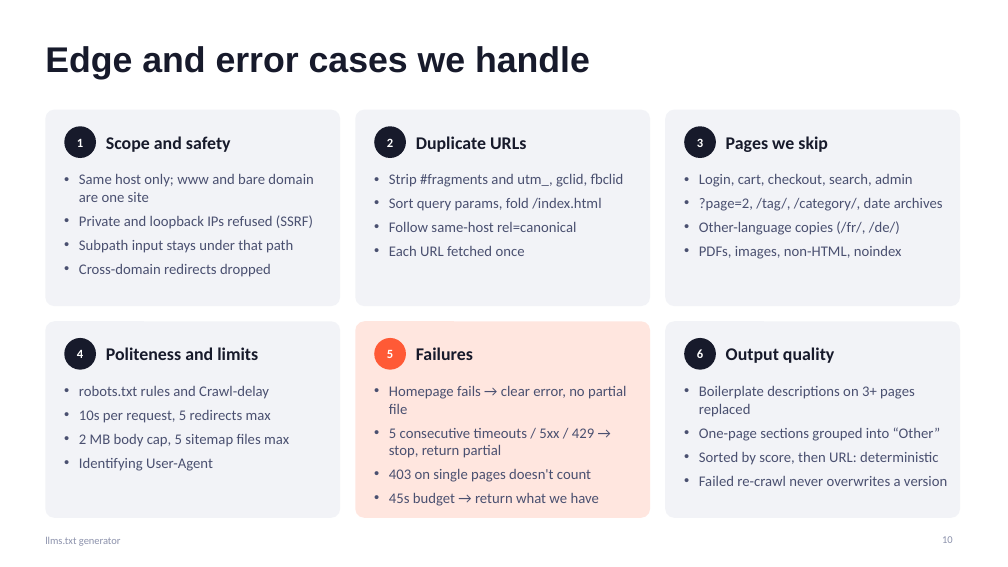
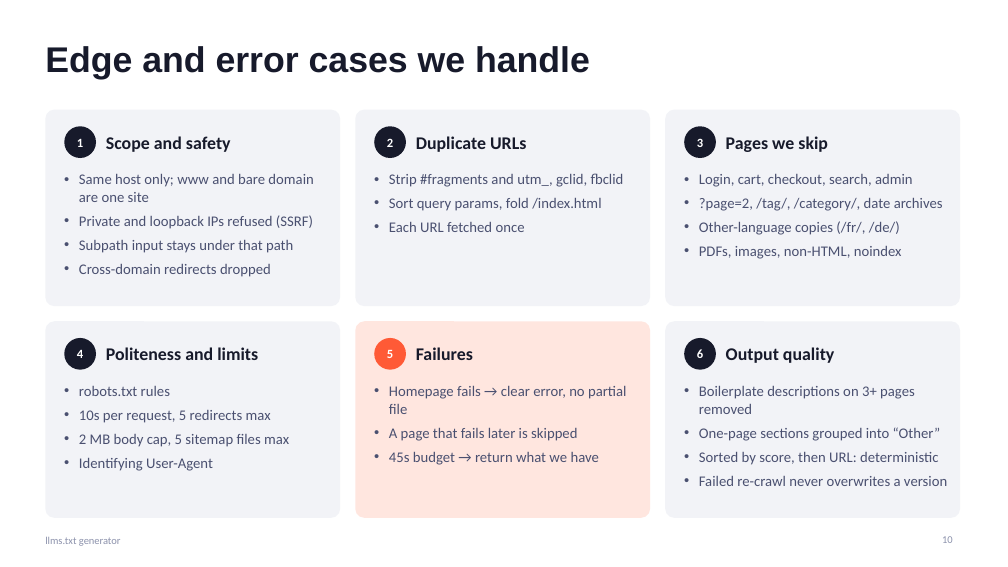
Before and after one commit to nmallekav/llms-txt-nishanth-mallekav, a slide deck: slide 10 of presentation/llms-txt-generator.pptx. Drawn at 1008x567 pixels with LibreOffice and Linux fonts; fonts in the diff are those of the drawing. Boxes give left, top, right and bottom in pixels: in the first picture for what was removed or moved away, otherwise in the second. Text is boxed around its words. In the diff, an @@ line names an element or a change of style, - is before the commit and + after.

```diff
--- a/presentation/llms-txt-generator.pptx
+++ b/presentation/llms-txt-generator.pptx
@@ text at (x1=389, y1=222, x2=576, y2=232): paragraph removed @@
-• Follow same-host rel=canonical
@@ text at (x1=79, y1=386, x2=170, y2=396): text changed @@
-• robots.txt rules and Crawl-delay
+• robots.txt rules
@@ text at (x1=699, y1=386, x2=915, y2=414): text changed @@
-• Boilerplate descriptions on 3+ pages replaced
+• Boilerplate descriptions on 3+ pages removed
@@ text at (x1=389, y1=428, x2=577, y2=441): text changed @@
-• 5 consecutive timeouts / 5xx / 429 → stop, return partial
-• 403 on single pages doesn't count
+• A page that fails later is skipped
```
Also in this commit, not shown: 7 other slides changed, 35 other files.
